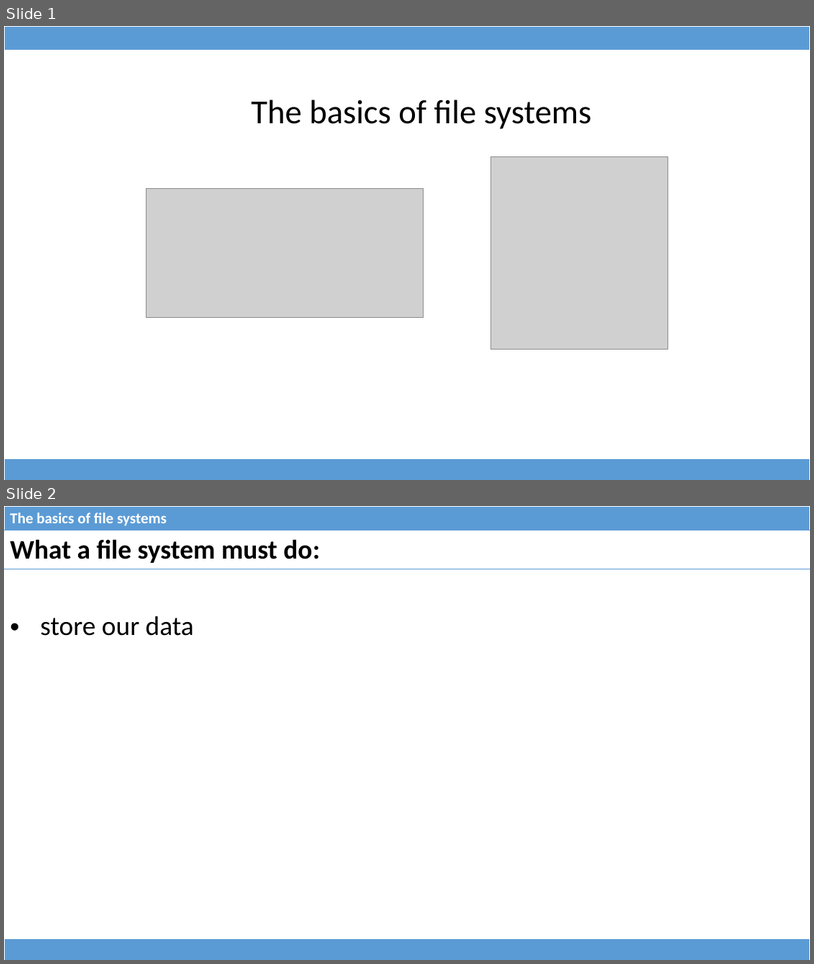
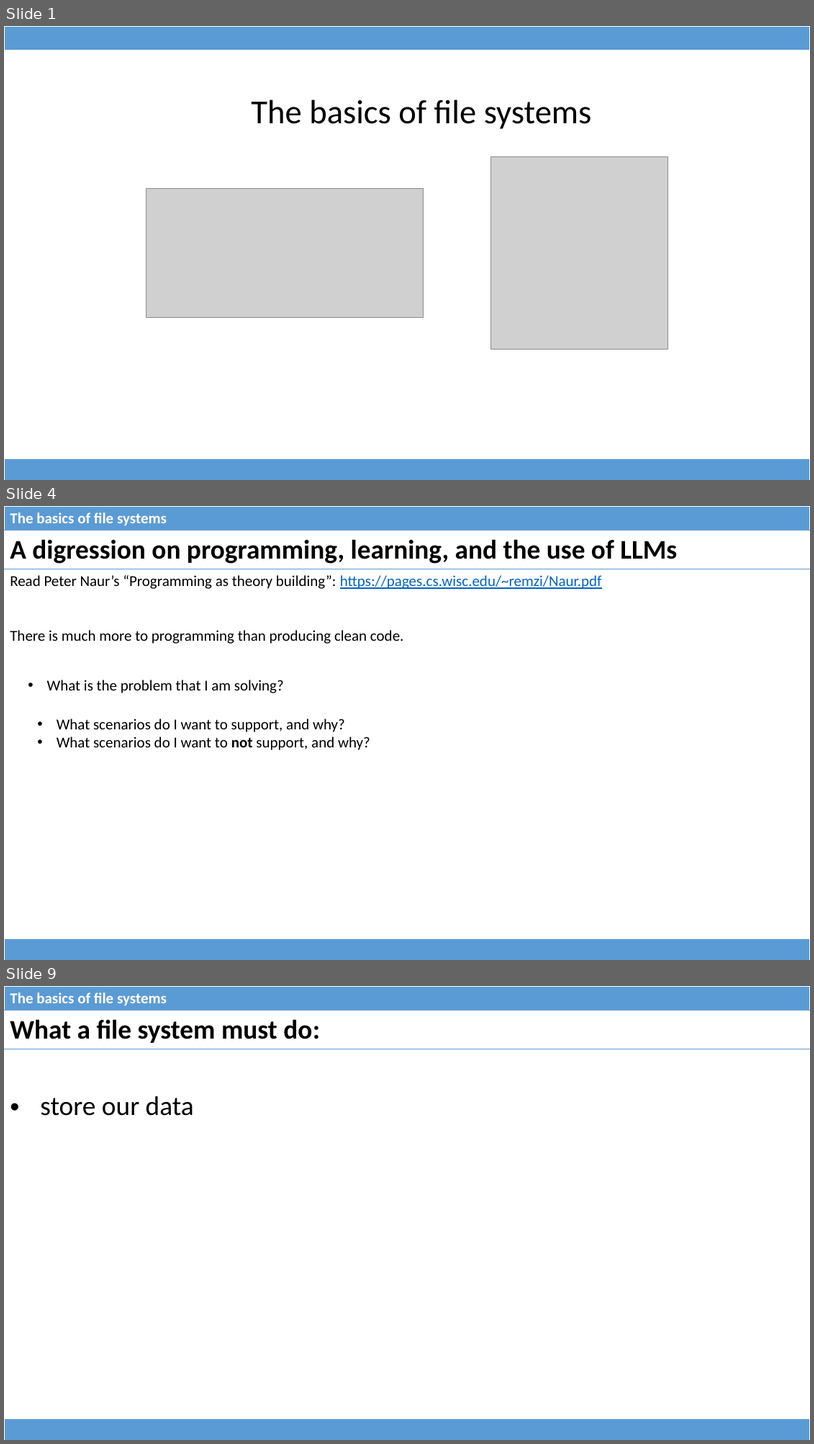
Before and after one commit to dominiquelefevre/filesystems-101-jb, a slide deck: talks/src/class00.pptx. Shown one above the other, each under a label of ours: slides 1 and 2 before the commit, slides 1, 4 and 9 after it; the slides between them are not shown. The pictures are 814x964 and 814x1444 pixels, drawn with LibreOffice and Linux fonts; fonts in the diff are those of the drawing; grey boxes stand for pictures. Boxes give left, top, right and bottom in pixels: in the first picture for what was removed or moved away, otherwise in the second. Text is boxed around its words. In the diff, an @@ line names an element or a change of style, - is before the commit and + after.

```diff
--- a/talks/src/class00.pptx
+++ b/talks/src/class00.pptx
@@ slide 4 added at [4, 506, 810, 960], background #FFFFFF @@
@@ table added at [4, 506, 810, 530], 1 rows, 1 columns @@
+The basics of file systems
@@ table added at [4, 530, 810, 569], 1 rows, 1 columns @@
+A digression on programming, learning, and the use of LLMs
@@ text added at [10, 575, 602, 644], 18 pt, text #000000 @@
+Read Peter Naur’s “Programming as theory building”: https://pages.cs.wisc.edu/~remzi/Naur.pdf
+There is much more to programming than producing clean code.
@@ text added at [47, 680, 284, 693], 18 pt, text #000000 @@
+• What is the problem that I am solving?
@@ text added at [57, 718, 370, 750], 18 pt, text #000000 @@
+• What scenarios do I want to support, and why?
+• What scenarios do I want to not support, and why?
@@ table added at [4, 938, 810, 960], 1 rows, 1 columns @@
+
@@ what was slide 2 is now slide 9 @@
```
Also in this commit, not shown: 2 slides changed, 7 other slides added, 1 slide removed, 1 other file.
